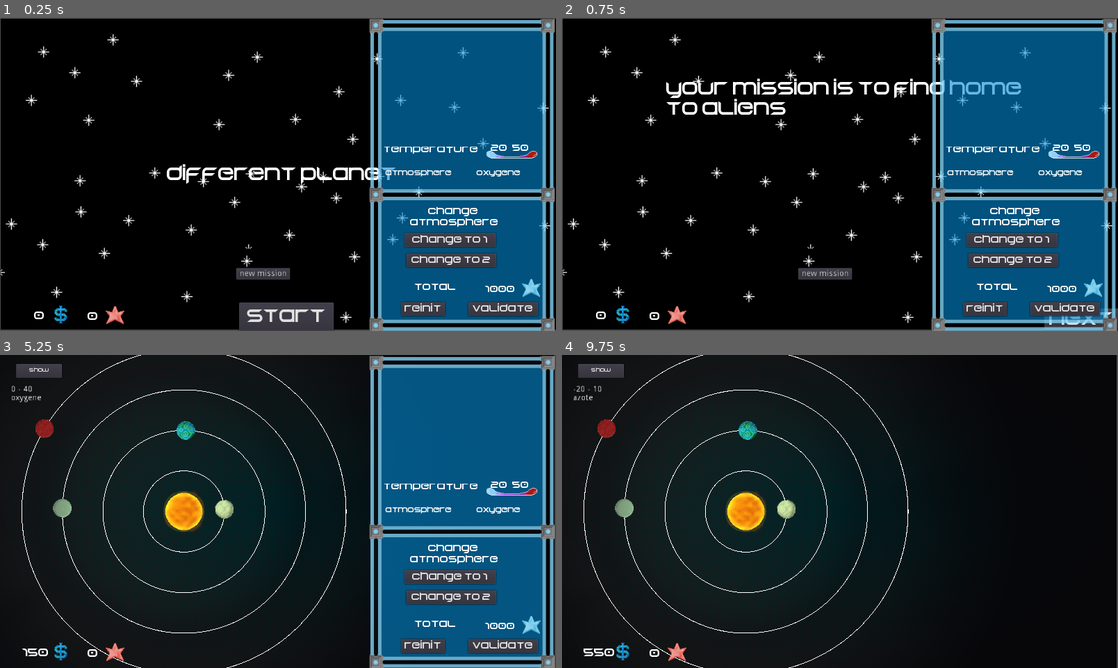
Above: before the commit, frames 1-4 (two rows, left to right).
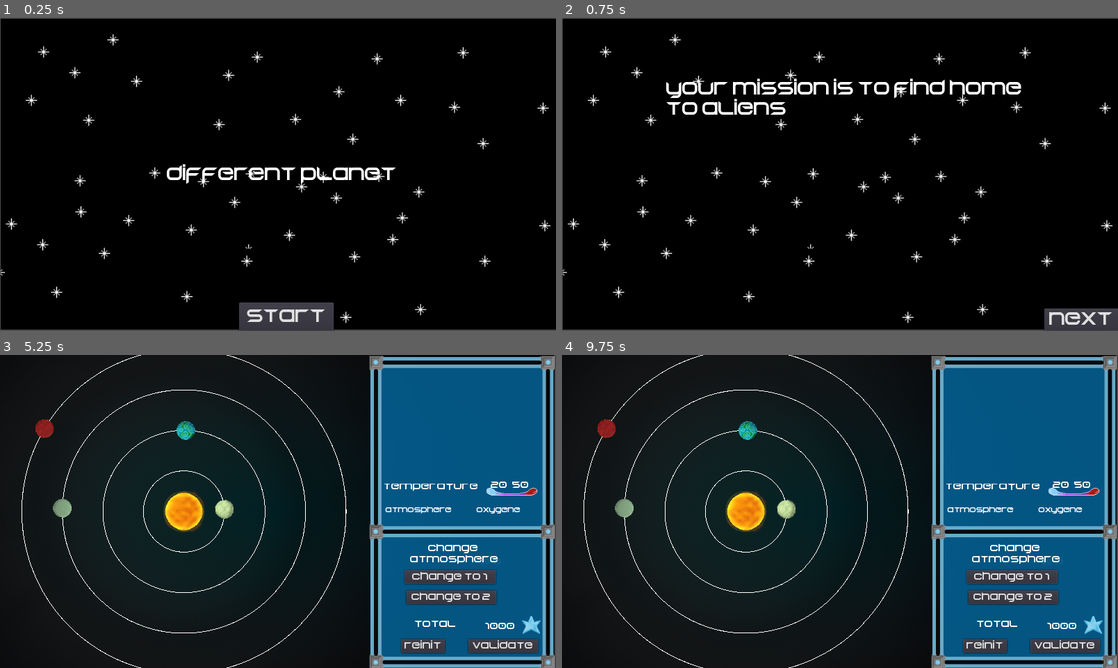
Above: after the commit, the same moments.

Repository: RyanHerb/-jubilant-octo-robot
Game: Godot game, scene res://Main.tscn
Same seed, same stepped clock (60 frames per second), same inputs: the game is played once before the commit and once after it.
Inputs:
- Up to frame 1 (0.25 s): no input
- Up to frame 2 (0.75 s): click "start" at 0.5 s
- Up to frame 3 (5.25 s): click "next" at 1.25 s; click "new mission" at 2 s; click "accepter" at 2.75 s; click "show" at 3.5 s; click "hide" at 4.25 s; click "System" at 5 s
- Up to frame 4 (9.75 s): click "validate" at 5.75 s; click "show" at 6.5 s; click "new mission" at 7.25 s; click "hide" at 8 s; click "accepter" at 8.75 s; click "System" at 9.5 s

The runs differ from the first frame. In frame 1, 31% of the frame differs, in the area x 6-100%, y 0-100%; in frame 2, 31%; in frame 3, 0.7%; in frame 4, 31%, in the area x 2-100%, y 0-100%.
Error before the commit: Attempt to call function 'show' in base 'null instance' on a null instance. (res://Main.gd:49)
Error after the commit: Attempt to call function 'objectif_hide' in base 'null instance' on a null instance. (res://Main.gd:52)

Commit message:
fix hiding with HUDs

Diff:
--- a/Main.gd
+++ b/Main.gd
@@ -5,8 +5,6 @@
 # Called when the node enters the scene tree for the first time.
 func _ready():
 	$IntroEnd.new_game()
-	$Office.hide()
-	$System.hide()
 
 func start_scenario():
 	$Office.show()
@@ -46,7 +44,6 @@
 func go_to_system():
 	$Office.hide()
 	$System.show()
-	$System/HUDSystem.show()
 
 func go_to_office():
 	$System.hide()
@@ -72,8 +69,7 @@
 
 func _on_HUDSystem_mission_finished():
 	$EntreMissions.start()
-	$System.hide_all()
-
+	$System.hide()
 
 func create_mission_1():
 	var mission = preload("res://Mission.tscn").instance()
--- a/Office.gd
+++ b/Office.gd
@@ -5,7 +5,15 @@
 
 # Called when the node enters the scene tree for the first time.
 func _ready():
-	pass # Replace with function body.
+	hide()
+
+func hide():
+	.hide()
+	$HUDLayer/HUDOffice.hide()
+
+func show():
+	.show()
+	$HUDLayer/HUDOffice.show()
 
 func enter_office():
 	$HUDLayer/HUDOffice.start_game()
--- a/System.gd
+++ b/System.gd
@@ -15,7 +15,6 @@
 
 # Called when the node enters the scene tree for the first time.
 func _ready():
-	$ParamPlanete.hide()
 	randomize()
 	var p
 	var direction
@@ -44,6 +43,7 @@
 		p.connect("clicked", self, "show_param_planet")
 		p.position.x = clamp(p.position.x, 0, viewport_size.x)
 		p.position.y = clamp(p.position.y, 0, viewport_size.y)
+	hide()
 
 func _draw():
 	var radius
@@ -60,6 +60,13 @@
 		dragged_planet.position.y = clamp(dragged_planet.position.y, 0, viewport_size.y)
 	update()
 
+func hide():
+	.hide()
+	$HUDLayer/HUDSystem.hide()
+
+func show():
+	.show()
+	$HUDLayer/HUDSystem.show()
 
 func _on_planet_drag(target):
 	dragged_planet = target
